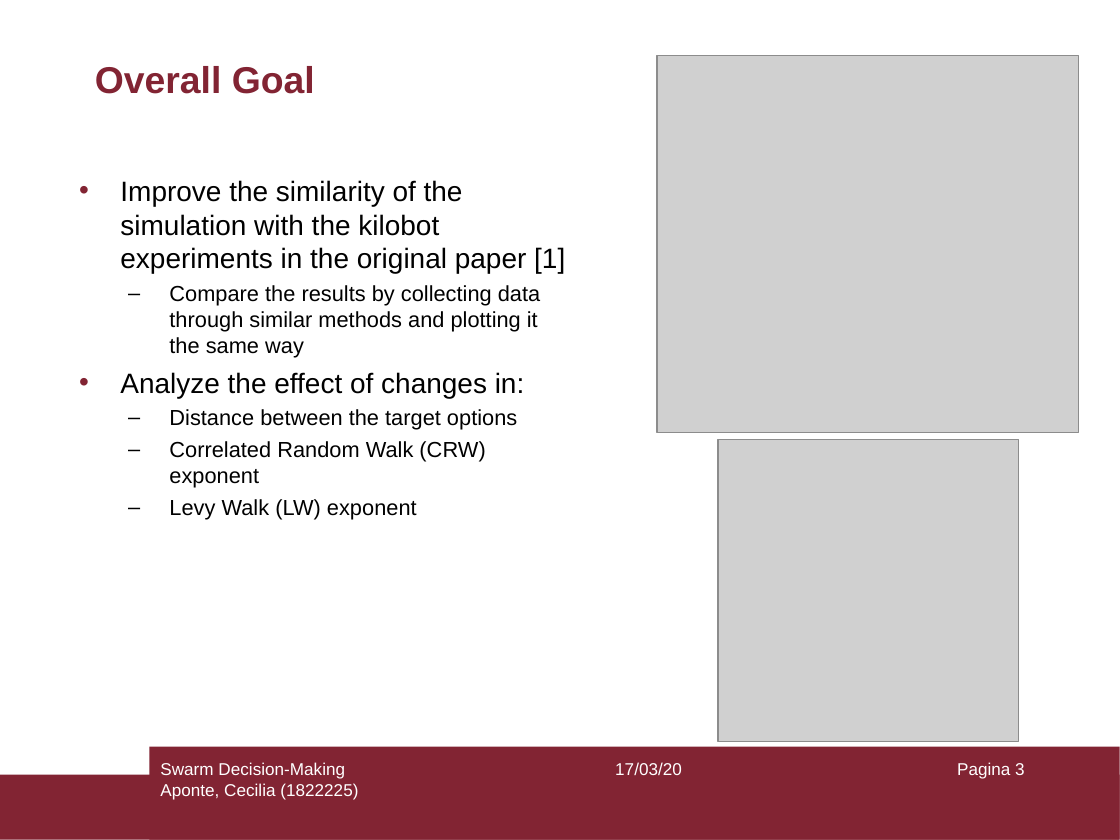
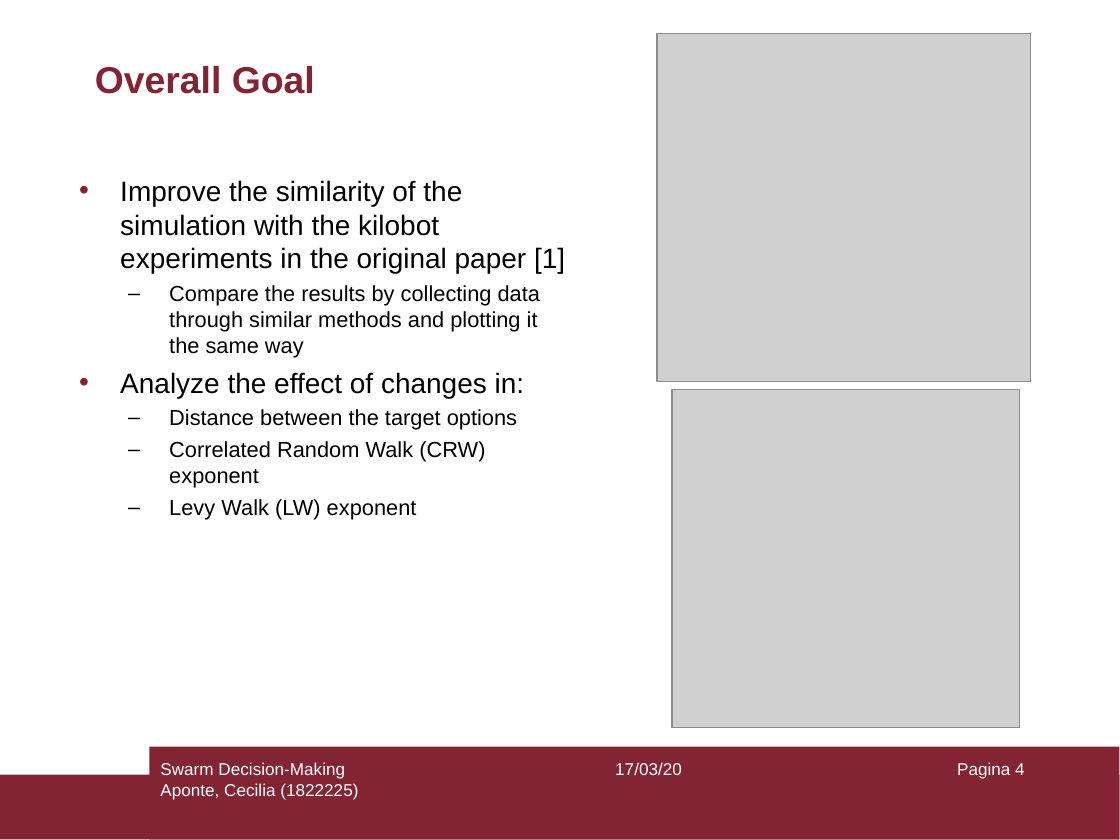
Before and after one commit to ccapontep/Multi-Agent_Swarm_Collective-Decision-Making, a slide deck: slide 4 of Swarm Decision Making Presentation_Aponte.ppt (slide 3 before the commit). Drawn at 1120x840 pixels with LibreOffice and Linux fonts; fonts in the diff are those of the drawing; grey boxes stand for pictures. Boxes give left, top, right and bottom in pixels: in the first picture for what was removed or moved away, otherwise in the second. Text is boxed around its words. In the diff, an @@ line names an element or a change of style, - is before the commit and + after.

```diff
--- a/Swarm Decision Making Presentation_Aponte.ppt
+++ b/Swarm Decision Making Presentation_Aponte.ppt
@@ picture: place and size @@
-picture at [657,56,1079,433]
+picture at [657,34,1030,381]
@@ picture: place and size @@
-picture at [718,439,1019,741]
+picture at [672,390,1019,728]
@@ page number at [957,762,1025,779]: text changed @@
-Pagina 3
+Pagina 4
```
Also in this commit, not shown: 4 other slides changed, 9 other files.
